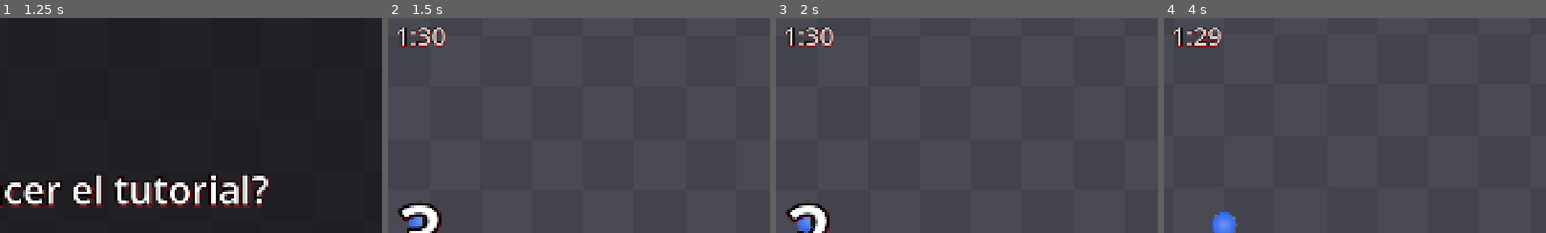
Above: before the commit, frames 1-4 (left to right).
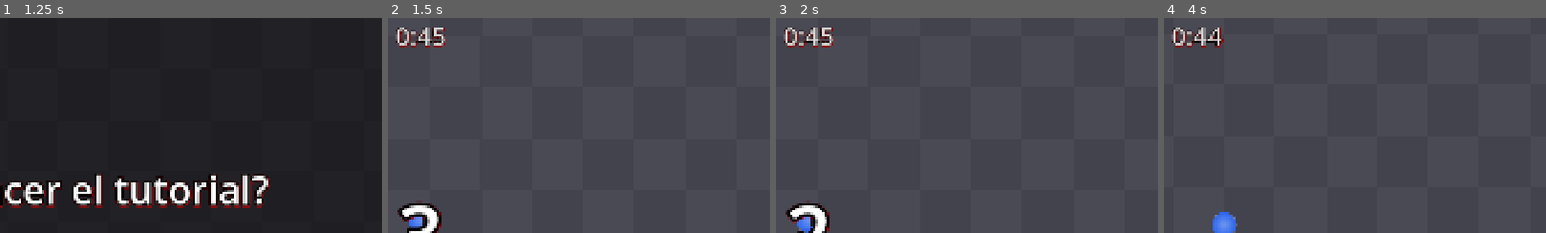
Above: after the commit, the same moments.

Repository: Lucarni-Lucas/entrega-boss-lucarni-lucas
Game: Godot game, scene res://scenes/ui/menu_principal.tscn
Same seed, same stepped clock (60 frames per second), same inputs: the game is played once before the commit and once after it.
Inputs (mouse positions are % of the whole screen's width and height, from its top left):
- Up to frame 1 (1.25 s): click "Empezar partida" at 0.5 s
- Up to frame 2 (1.5 s): click "Jugar directo" at 1.25 s
- Up to frame 3 (2 s): no input
- Up to frame 4 (4 s): tap Enter at 2 s; move the mouse to (72, 45) at 2.02 s; hold D (mover_derecha) 2.03-2.78 s; tap Z (boomerang) at 2.1, 2.85, 3.8 s; click (72, 45) at 2.17 s; tap Space (ground_pound) at 2.75 s; move the mouse to (30, 55) at 2.77 s; hold S (mover_abajo) 2.78-3.53 s; click (30, 55) at 2.92 s; move the mouse to (60, 28) at 3.52 s; hold D (mover_derecha) from 3.53 s (still down); tap X (dive) at 3.6 s; click (60, 28) at 3.67 s
The pictures show only the part of the screen within x 46-96%, y 0-50%; the shares and areas given below are measured in that part.

Frame 1 is identical in both runs. In frame 2, 0.8% of the frame differs, in the area x 2-16%, y 4-14%; in frame 3, 0.8%; in frame 4, 0.9%.

Commit message:
partida como gamemanager para rondas + pausa entre rondas

Diff:
--- a/entrega-boss-lucarni-lucas/scenes/arena.tscn
+++ b/entrega-boss-lucarni-lucas/scenes/arena.tscn
@@ -11,6 +11,7 @@
 [ext_resource type="PackedScene" uid="uid://dmco1vffocddq" path="res://scenes/ui/menu_partida.tscn" id="9_naajo"]
 [ext_resource type="PackedScene" uid="uid://pmxug0atept3" path="res://scenes/ui/cuenta_regresiva.tscn" id="10_41jku"]
 [ext_resource type="AudioStream" uid="uid://doq3awtuqon2m" path="res://assets/audio/another_round_felolk.ogg" id="11_mus01"]
+[ext_resource type="PackedScene" uid="uid://6t8kbvexhe8a" path="res://scenes/ui/entre_rondas.tscn" id="12_ajq0i"]
 
 [sub_resource type="RectangleShape2D" id="RectangleShape2D_xrivr"]
 size = Vector2(2080, 40)
@@ -84,14 +85,26 @@
 stream = ExtResource("11_mus01")
 volume_db = -14.0
 pitch_scale = 0.99
-autoplay = true
 playback_type = 1
+
+[node name="EntreRondas" parent="." unique_id=2049483962 instance=ExtResource("12_ajq0i")]
 
 [connection signal="murio" from="Entidades/Player" to="Partida" method="_on_player_murio"]
 [connection signal="vida_cambio" from="Entidades/Player" to="Hud" method="_on_player_vida_cambio"]
+[connection signal="volvio_al_inicio" from="Entidades/Player" to="Camara" method="saltar_al_objetivo"]
 [connection signal="enemigo_murio" from="Spawner" to="CuracionPorMuertes" method="_on_spawner_enemigo_murio"]
 [connection signal="progreso_cambio" from="CuracionPorMuertes" to="Hud" method="_on_curacion_por_muertes_progreso_cambio"]
 [connection signal="finalizo" from="Partida" to="MenuPartida" method="_on_partida_finalizo"]
+[connection signal="ronda_empezo" from="Partida" to="Spawner" method="empezar_ronda"]
+[connection signal="ronda_empezo" from="Partida" to="MenuPartida" method="_on_partida_ronda_empezo"]
+[connection signal="ronda_empezo" from="Partida" to="Entidades/Player" method="restaurar_vida" unbinds=2]
+[connection signal="ronda_empezo" from="Partida" to="CuentaRegresiva" method="iniciar" unbinds=2]
+[connection signal="ronda_superada" from="Partida" to="MenuPartida" method="_on_partida_ronda_superada"]
+[connection signal="ronda_superada" from="Partida" to="EntreRondas" method="mostrar"]
+[connection signal="ronda_superada" from="Partida" to="Entidades/Player" method="volver_al_inicio" unbinds=2]
+[connection signal="ronda_superada" from="Partida" to="CuracionPorMuertes" method="reiniciar" unbinds=2]
+[connection signal="ronda_termino" from="Partida" to="Spawner" method="terminar_ronda"]
 [connection signal="tiempo_cambio" from="Partida" to="Hud" method="_on_partida_tiempo_cambio"]
 [connection signal="pauso" from="MenuPartida" to="CuentaRegresiva" method="cancelar"]
 [connection signal="reanudo" from="MenuPartida" to="CuentaRegresiva" method="iniciar"]
+[connection signal="comenzar" from="EntreRondas" to="Partida" method="siguiente_ronda"]
--- a/entrega-boss-lucarni-lucas/scenes/camara.gd
+++ b/entrega-boss-lucarni-lucas/scenes/camara.gd
@@ -7,9 +7,7 @@
 func _ready() -> void:
 	if objetivo == null:
 		return
-	zoom = Vector2.ONE * _zoom_necesario(_seguir())
-	reset_smoothing()
-	force_update_scroll()
+	saltar_al_objetivo()
 
 
 func _physics_process(delta: float) -> void:
@@ -46,3 +44,9 @@
 func _acomodar_zoom(extremos: Vector2, delta: float) -> void:
 	var destino := Vector2.ONE * _zoom_necesario(extremos)
 	zoom = zoom.lerp(destino, 1.0 - exp(-params.velocidad_zoom * delta))
+
+
+func saltar_al_objetivo() -> void:
+	zoom = Vector2.ONE * _zoom_necesario(_seguir())
+	reset_smoothing()
+	force_update_scroll()
--- a/entrega-boss-lucarni-lucas/scenes/enemigos/enemigo.gd
+++ b/entrega-boss-lucarni-lucas/scenes/enemigos/enemigo.gd
@@ -12,6 +12,7 @@
 var muerto := false
 var _empuje := Vector2.ZERO
 var _capa: int
+var _tween_muerte: Tween
 
 @onready var _sombra: Sombra = $Sombra
 @onready var _sprite := $Sprite
@@ -53,6 +54,8 @@
 	visible = false
 	process_mode = Node.PROCESS_MODE_DISABLED
 	_hitbox.desactivar()
+	if _tween_muerte:
+		_tween_muerte.kill()
 
 
 func _physics_process(delta: float) -> void:
@@ -75,9 +78,9 @@
 	_hitbox.desactivar()
 	_hurtbox.set_deferred("monitorable", false)
 	set_deferred("collision_layer", 0)
-	var tween := create_tween()
-	tween.tween_property(self, "modulate:a", 0.0, params.duracion_muerte)
-	tween.tween_callback(_terminar_muerte)
+	_tween_muerte = create_tween()
+	_tween_muerte.tween_property(self, "modulate:a", 0.0, params.duracion_muerte)
+	_tween_muerte.tween_callback(_terminar_muerte)
 
 
 func _terminar_muerte() -> void:
--- a/entrega-boss-lucarni-lucas/scenes/partida/curacion_por_muertes.gd
+++ b/entrega-boss-lucarni-lucas/scenes/partida/curacion_por_muertes.gd
@@ -22,3 +22,9 @@
 			cantidad *= jugador.params.curacion_multiplicador_vida_baja
 		jugador.curar(cantidad)
 	progreso_cambio.emit(_curaciones + float(_muertes) / necesarias)
+
+
+func reiniciar() -> void:
+	_muertes = 0
+	_curaciones = 0
+	progreso_cambio.emit(0.0)
--- a/entrega-boss-lucarni-lucas/scenes/partida/partida.gd
+++ b/entrega-boss-lucarni-lucas/scenes/partida/partida.gd
@@ -1,32 +1,63 @@
 extends Node
 
+signal ronda_empezo(numero: int, total: int)
+signal ronda_termino(numero: int)
 signal tiempo_cambio(restante: float)
 signal finalizo(gano: bool)
+signal ronda_superada(numero: int, total: int)
+
+enum Estado { RONDA, ENTRE_RONDAS, VICTORIA, DERROTA }
 
 @export var params: RondaParams
 
-var _restante: float
-var _terminada := false
+var _estado := Estado.RONDA
+var _ronda := 0
+var _restante := 0.0
 
 
 func _ready() -> void:
-	_restante = params.duracion
+	_empezar_ronda.call_deferred()
 
 
 func _physics_process(delta: float) -> void:
+	if _estado != Estado.RONDA:
+		return
 	_restante = maxf(_restante - delta, 0.0)
 	tiempo_cambio.emit(_restante)
 	if _restante == 0.0:
-		_terminar(true)
+		_terminar_ronda()
 
 
 func _on_player_murio() -> void:
-	_terminar(false)
+	_terminar(Estado.DERROTA)
 
 
-func _terminar(gano: bool) -> void:
-	if _terminada:
+func _empezar_ronda() -> void:
+	_ronda += 1
+	_estado = Estado.RONDA
+	_restante = params.duracion
+	tiempo_cambio.emit(_restante)
+	ronda_empezo.emit(_ronda, params.cantidad_rondas)
+
+
+func _terminar_ronda() -> void:
+	ronda_termino.emit(_ronda)
+	if _ronda == params.cantidad_rondas:
+		_terminar(Estado.VICTORIA)
+	else:
+		_estado = Estado.ENTRE_RONDAS
+		get_tree().paused = true
+		ronda_superada.emit(_ronda, params.cantidad_rondas)
+
+
+func _terminar(estado: Estado) -> void:
+	if _estado == Estado.VICTORIA or _estado == Estado.DERROTA:
 		return
-	_terminada = true
-	finalizo.emit(gano)
+	_estado = estado
+	finalizo.emit(estado == Estado.VICTORIA)
 	get_tree().paused = true
+
+
+func siguiente_ronda() -> void:
+	if _estado == Estado.ENTRE_RONDAS:
+		_empezar_ronda()
--- a/entrega-boss-lucarni-lucas/scenes/player/boomerang.gd
+++ b/entrega-boss-lucarni-lucas/scenes/player/boomerang.gd
@@ -110,3 +110,10 @@
 	_visual_mano.rotation = mirada + deg_to_rad(rotacion_textura)
 	_visual_mano.scale = _escala_visual * escala_guardado
 	_visual_mano.modulate.a = alpha_guardado
+
+
+func reiniciar(player: Player) -> void:
+	if _proyectil.en_vuelo:
+		_proyectil.guardar()
+	player.tiene_boomerang = true
+	_actualizar_visual(player)
--- a/entrega-boss-lucarni-lucas/scenes/player/player.gd
+++ b/entrega-boss-lucarni-lucas/scenes/player/player.gd
@@ -7,6 +7,7 @@
 signal vida_cambio(actual: int, maximo: int)
 signal murio
 signal fuerza_gp_recuperada
+signal volvio_al_inicio
 
 enum Estado { EN_SUELO, EN_AIRE, DIVE, GROUND_POUND, VAULT, THROW }
 
@@ -25,6 +26,7 @@
 var energia_gp: float
 var _tiempo_invulnerable := 0.0
 var _tiempo_protegido := 0.0
+var _posicion_inicial: Vector2
 
 @onready var _walk := $Walk
 @onready var _sprite := $Sprite
@@ -45,6 +47,7 @@
 	_hurtbox.golpeado.connect(_on_golpeado)
 	energia_gp = params.gp_energia_max
 	vida_cambio.emit.call_deferred(vida, params.vida_max)
+	_posicion_inicial = global_position
 
 
 func _physics_process(delta: float) -> void:
@@ -59,13 +62,10 @@
 	_actualizar_altura(delta)
 	if not esta_en_suelo() and estado_actual() != Estado.GROUND_POUND:
 		recargar_energia_gp(params.gp_recarga_aire * delta)
-	_sprite.mostrar_fatiga(fuerza_gp(), params.anim_gp_fatiga_color)
 	_hurtbox.z_min = z
 	_hurtbox.z_max = z + params.alto_cuerpo
-	_sprite.position.y = -z
 	_slash.procesar_fisica(self, delta)
-	_shadow.actualizar(z)
-	_sprite.estirar_segun_velocidad(_velocidad_en_pantalla(), params)
+	_actualizar_visual()
 
 
 ## Altura del suelo debajo del jugador.
@@ -209,6 +209,11 @@
 	_colorear(Color.GREEN)
 
 
+func restaurar_vida() -> void:
+	vida = params.vida_max
+	vida_cambio.emit(vida, params.vida_max)
+
+
 func _colorear(color: Color) -> void:
 	_sprite.modulate = color
 	create_tween().tween_property(_sprite, "modulate", Color.WHITE, 0.2)
@@ -234,3 +239,28 @@
 	if _tiempo_invulnerable > 0.0 or _tiempo_protegido > 0.0:
 		return true
 	return verbo_activo != null and verbo_activo.es_invulnerable()
+
+
+func _actualizar_visual() -> void:
+	_sprite.mostrar_fatiga(fuerza_gp(), params.anim_gp_fatiga_color)
+	_sprite.position.y = -z
+	_shadow.actualizar(z)
+	_sprite.estirar_segun_velocidad(_velocidad_en_pantalla(), params)
+
+
+func volver_al_inicio() -> void:
+	if verbo_activo != null:
+		verbo_activo.cancelar(self)
+		verbo_activo = null
+	global_position = _posicion_inicial
+	velocity = Vector2.ZERO
+	z = 0.0
+	velocidad_z = 0.0
+	escala_gravedad = 1.0
+	_tiempo_invulnerable = 0.0
+	_tiempo_protegido = 0.0
+	_sprite.visible = true
+	energia_gp = params.gp_energia_max
+	_boomerang.reiniciar(self)
+	_actualizar_visual()
+	volvio_al_inicio.emit()
--- a/entrega-boss-lucarni-lucas/scenes/spawner/spawner.gd
+++ b/entrega-boss-lucarni-lucas/scenes/spawner/spawner.gd
@@ -11,7 +11,7 @@
 
 const _INTERVALO_MINIMO := 0.05
 
-var _tiempo_partida := 0.0
+var _tiempo_ronda := 0.0
 var _pool_enemigos: Pool
 var _pool_marcas: Pool
 var _jugador: Player
@@ -27,7 +27,7 @@
 
 
 func _physics_process(delta: float) -> void:
-	_tiempo_partida += delta
+	_tiempo_ronda += delta
 	_tiempo += delta
 	var intervalo := _intervalo_actual()
 	while _tiempo >= intervalo:
@@ -93,4 +93,18 @@
 func _intervalo_actual() -> float:
 	if params.curva_intervalo == null:
 		return params.intervalo
-	return maxf(params.curva_intervalo.sample(_tiempo_partida), _INTERVALO_MINIMO)
+	return maxf(params.curva_intervalo.sample(_tiempo_ronda), _INTERVALO_MINIMO)
+
+
+func empezar_ronda(_numero: int, _total: int) -> void:
+	_tiempo_ronda = 0.0
+	_tiempo = 0.0
+	set_physics_process(true)
+
+
+func terminar_ronda(_numero: int) -> void:
+	set_physics_process(false)
+	for enemigo in _pool_enemigos.en_uso().duplicate():
+		_pool_enemigos.devolver(enemigo)
+	for marca in _pool_marcas.en_uso().duplicate():
+		_pool_marcas.devolver(marca)
--- a/entrega-boss-lucarni-lucas/scenes/ui/cuenta_regresiva.gd
+++ b/entrega-boss-lucarni-lucas/scenes/ui/cuenta_regresiva.gd
@@ -10,10 +10,6 @@
 var _activa := false
 
 @onready var _numero: Label = $Numero
-
-
-func _ready() -> void:
-	iniciar()
 
 
 func iniciar() -> void:
--- /dev/null
+++ b/entrega-boss-lucarni-lucas/scenes/ui/entre_rondas.gd
@@ -0,0 +1,48 @@
+extends CanvasLayer
+
+signal comenzar
+
+@export var params: RondaParams
+@export_range(0, 1, 0.05, "suffix:s") var duracion_entrada := 0.2
+@export_range(0, 1, 0.05) var alpha_bloqueado := 0.35
+
+var _bloqueado := false
+
+@onready var _contenido: Control = $Contenido
+@onready var _titulo: Label = $Contenido/Opciones/Titulo
+@onready var _detalle: Label = $Contenido/Opciones/Detalle
+@onready var _comenzar: Button = $Contenido/Opciones/Comenzar
+
+
+func _ready() -> void:
+	_comenzar.pressed.connect(_on_comenzar_pressed)
+
+
+func _input(_event: InputEvent) -> void:
+	if _bloqueado:
+		get_viewport().set_input_as_handled()
+
+
+func mostrar(numero: int, total: int) -> void:
+	var quedan := total - numero
+	_titulo.text = "¡RONDA %d COMPLETA!" % numero
+	_detalle.text = "Te queda 1 ronda" if quedan == 1 else "Te quedan %d rondas" % quedan
+	_comenzar.poner_texto("Comenzar ronda %d" % (numero + 1))
+	visible = true
+	_contenido.modulate.a = 0.0
+	create_tween().tween_property(_contenido, "modulate:a", 1.0, duracion_entrada)
+	_bloquear()
+
+
+func _bloquear() -> void:
+	_bloqueado = true
+	_comenzar.modulate.a = alpha_bloqueado
+	await get_tree().create_timer(params.bloqueo_final).timeout
+	_bloqueado = false
+	_comenzar.modulate.a = 1.0
+	_comenzar.grab_focus()
+
+
+func _on_comenzar_pressed() -> void:
+	visible = false
+	comenzar.emit()
--- /dev/null
+++ b/entrega-boss-lucarni-lucas/scenes/ui/entre_rondas.tscn
@@ -0,0 +1,72 @@
+[gd_scene format=3 uid="uid://6t8kbvexhe8a"]
+
+[ext_resource type="Script" uid="uid://dxs2f8y0endg8" path="res://scenes/ui/entre_rondas.gd" id="1_xobk1"]
+[ext_resource type="Resource" uid="uid://bdjb5a2imnkgu" path="res://resources/ronda_params.tres" id="2_3jguy"]
+[ext_resource type="PackedScene" uid="uid://dmm0bnb0mc5sc" path="res://scenes/ui/boton_texto.tscn" id="2_f74ey"]
+
+[node name="EntreRondas" type="CanvasLayer" unique_id=105893207]
+process_mode = 3
+visible = false
+script = ExtResource("1_xobk1")
+params = ExtResource("2_3jguy")
+
+[node name="Contenido" type="Control" parent="." unique_id=2087623833]
+layout_mode = 3
+anchors_preset = 15
+anchor_right = 1.0
+anchor_bottom = 1.0
+grow_horizontal = 2
+grow_vertical = 2
+
+[node name="Fondo" type="ColorRect" parent="Contenido" unique_id=2095749098]
+layout_mode = 1
+anchors_preset = 15
+anchor_right = 1.0
+anchor_bottom = 1.0
+grow_horizontal = 2
+grow_vertical = 2
+color = Color(0, 0, 0, 0.55)
+
+[node name="Opciones" type="VBoxContainer" parent="Contenido" unique_id=1434346244]
+layout_mode = 1
+anchors_preset = 8
+anchor_left = 0.5
+anchor_top = 0.5
+anchor_right = 0.5
+anchor_bottom = 0.5
+offset_left = -20.0
+offset_top = -20.0
+offset_right = 20.0
+offset_bottom = 20.0
+grow_horizontal = 2
+grow_vertical = 2
+theme_override_constants/separation = 0
+alignment = 1
+
+[node name="Titulo" type="Label" parent="Contenido/Opciones" unique_id=1841490414]
+layout_mode = 2
+theme_override_constants/outline_size = 20
+theme_override_constants/shadow_outline_size = 20
+theme_override_font_sizes/font_size = 96
+horizontal_alignment = 1
+
+[node name="Detalle" type="Label" parent="Contenido/Opciones" unique_id=1664096533]
+layout_mode = 2
+theme_override_colors/font_color = Color(0.8509804, 0.8509804, 0.8509804, 1)
+theme_override_colors/font_shadow_color = Color(1, 0, 0, 0)
+theme_override_constants/outline_size = 6
+theme_override_font_sizes/font_size = 32
+horizontal_alignment = 1
+
+[node name="Espacio" type="Control" parent="Contenido/Opciones" unique_id=895988090]
+custom_minimum_size = Vector2(0, 218)
+layout_mode = 2
+mouse_filter = 2
+
+[node name="Comenzar" parent="Contenido/Opciones" unique_id=2028608480 instance=ExtResource("2_f74ey")]
+layout_mode = 2
+
+[node name="Espacio2" type="Control" parent="Contenido/Opciones" unique_id=578475783]
+custom_minimum_size = Vector2(0, 38)
+layout_mode = 2
+mouse_filter = 2
--- a/entrega-boss-lucarni-lucas/scenes/ui/hud.gd
+++ b/entrega-boss-lucarni-lucas/scenes/ui/hud.gd
@@ -24,8 +24,11 @@
 
 
 func _on_curacion_por_muertes_progreso_cambio(progreso: float) -> void:
-	if _tween_progreso:
-		_tween_progreso.kill()
+	if progreso < _progreso_mostrado:
+		if _tween_progreso:
+			_tween_progreso.kill()
+		_mostrar_progreso(progreso)
+		return
 	_tween_progreso = create_tween()
 	_tween_progreso.tween_method(_mostrar_progreso, _progreso_mostrado, progreso, duracion_progreso).set_ease(Tween.EASE_OUT).set_trans(Tween.TRANS_CUBIC)
 
--- a/entrega-boss-lucarni-lucas/scenes/ui/menu_partida.gd
+++ b/entrega-boss-lucarni-lucas/scenes/ui/menu_partida.gd
@@ -14,6 +14,7 @@
 var _en_pausa := false
 var _bloqueado := false
 var _finalizada := false
+var _entre_rondas := false
 
 @onready var _contenido: Control = $Contenido
 @onready var _opciones: VBoxContainer = $Contenido/Opciones
@@ -36,7 +37,7 @@
 
 
 func _unhandled_input(event: InputEvent) -> void:
-	if _finalizada or _controles.visible:
+	if _finalizada or _entre_rondas  or _controles.visible:
 		return
 	if event.is_action_pressed("pausa"):
 		if _en_pausa:
@@ -47,7 +48,7 @@
 
 
 func _notification(what: int) -> void:
-	if what == NOTIFICATION_APPLICATION_FOCUS_OUT and not _finalizada and not _en_pausa:
+	if what == NOTIFICATION_APPLICATION_FOCUS_OUT and not _finalizada and not _en_pausa and not _entre_rondas:
 		pausar()
 
 
@@ -126,3 +127,11 @@
 func _on_menu_principal_pressed() -> void:
 	get_tree().paused = false
 	get_tree().change_scene_to_file(escena_menu)
+
+
+func _on_partida_ronda_superada(_numero: int, _total: int) -> void:
+	_entre_rondas = true
+
+
+func _on_partida_ronda_empezo(_numero: int, _total: int) -> void:
+	_entre_rondas = false
--- a/entrega-boss-lucarni-lucas/scripts/params/ronda_params.gd
+++ b/entrega-boss-lucarni-lucas/scripts/params/ronda_params.gd
@@ -1,7 +1,8 @@
 extends Resource
 class_name RondaParams
 
-@export_range(10, 300, 5, "suffix:s") var duracion: float = 90.0
+@export_range(1, 20, 1) var cantidad_rondas: int = 5
+@export_range(10, 300, 5, "suffix:s") var duracion: float = 45.0
 
 @export_group("Cuenta regresiva")
 @export var cuenta_desde: int = 3
Not shown, added: entrega-boss-lucarni-lucas/scenes/ui/entre_rondas.gd.uid
